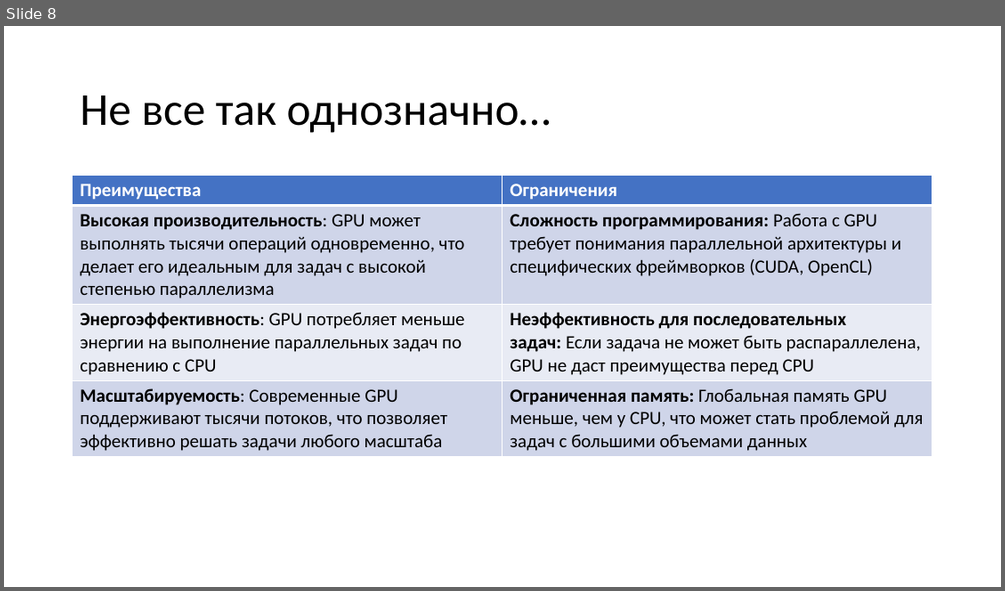
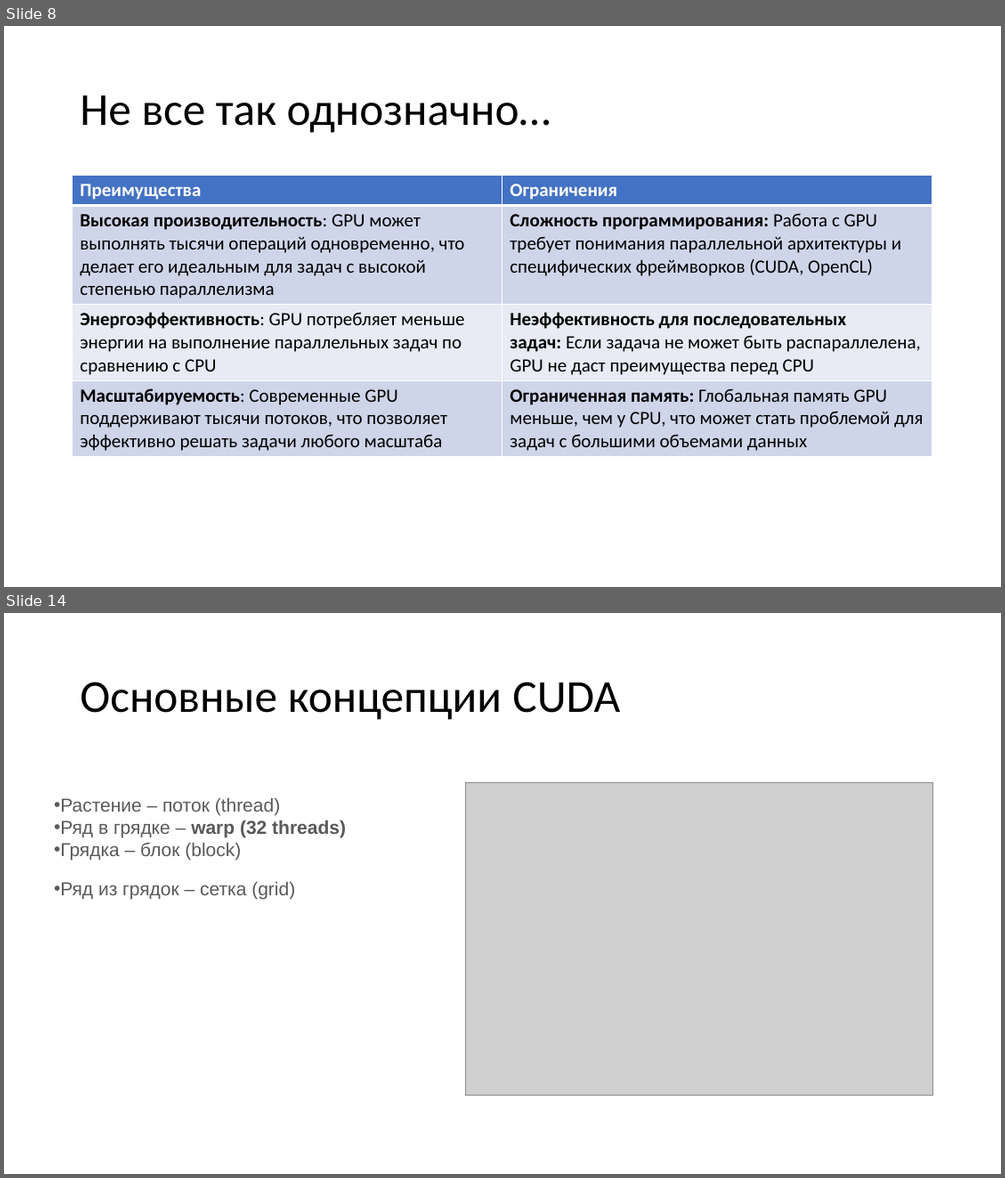
Before and after one commit to pezkov/gpu_course, a slide deck: presentations/Вычисления на GPU.pptx. Shown one above the other, each under a label of ours: slide 8 before the commit, slides 8 and 14 after it; the slides between them are not shown. The pictures are 1005x591 and 1005x1178 pixels, drawn with LibreOffice and Linux fonts; fonts in the diff are those of the drawing; grey boxes stand for pictures. Boxes give left, top, right and bottom in pixels: in the first picture for what was removed or moved away, otherwise in the second. Text is boxed around its words. In the diff, an @@ line names an element or a change of style, - is before the commit and + after.

Commit message:
upd pres: frameworks and code examples cuda + ocl

```diff
--- a/presentations/Вычисления на GPU.pptx
+++ b/presentations/Вычисления на GPU.pptx
@@ slide 14 added at [4,613,1001,1174], background #FFFFFF @@
@@ title added at [80,682,620,720], 44 pt, text #000000 @@
+Основные концепции CUDA
@@ text added at [54,798,346,899], 18 pt, text #595959 @@
+• Растение – поток (thread)
+• Ряд в грядке – warp (32 threads)
+• Грядка – блок (block)
+• Ряд из грядок – сетка (grid)
@@ picture added at [465,782,933,1095] @@
```
Also in this commit, not shown: 1 slide changed, 12 other slides added, 3 other files.
